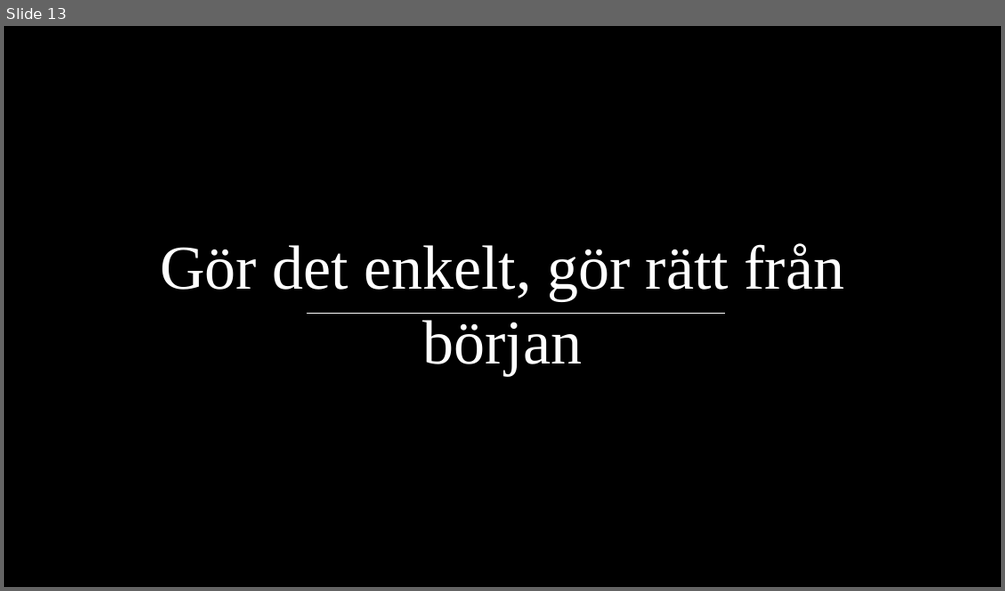
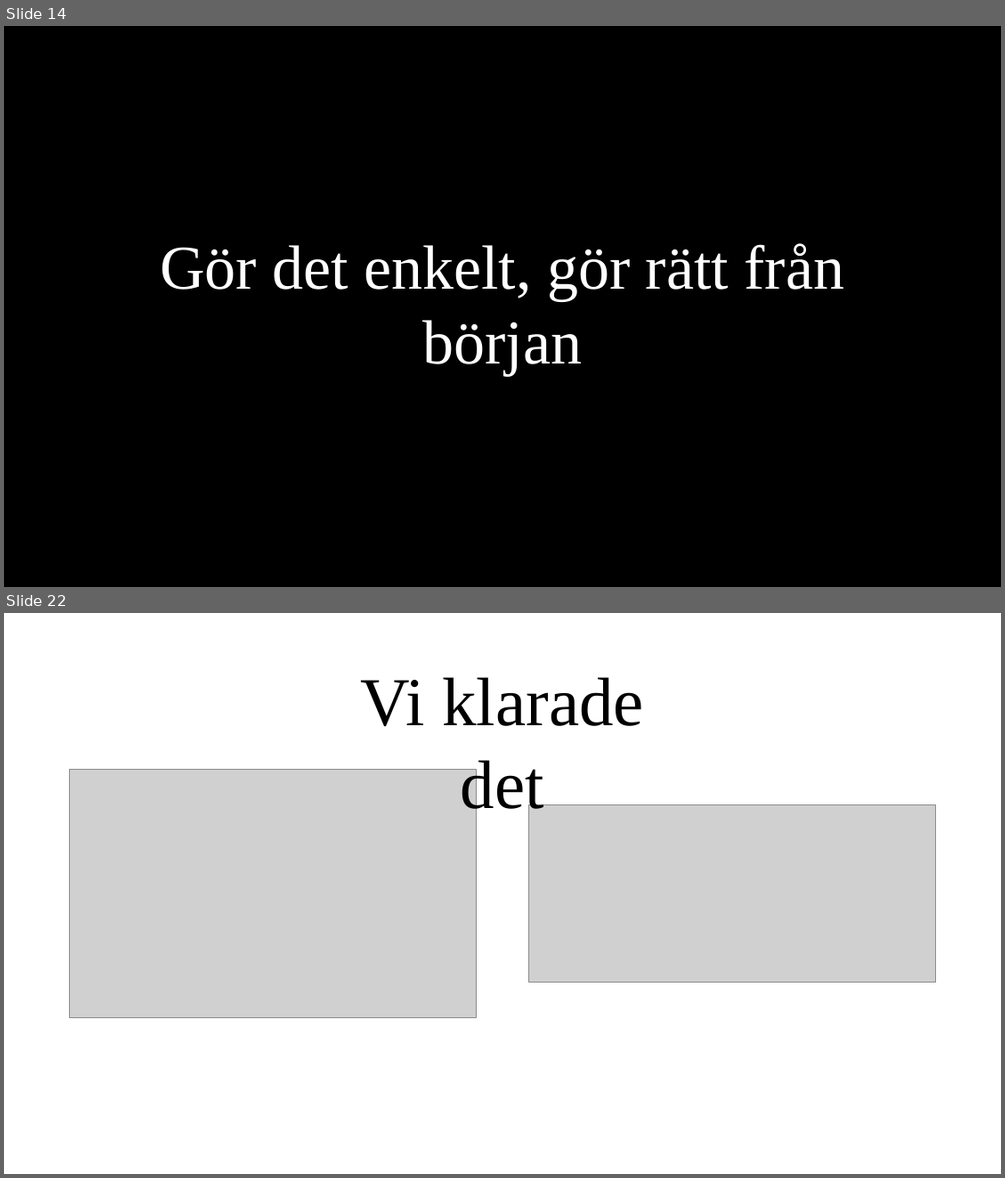
Before and after one commit to PGBSNH19/spacepark-grupp-2-b02-b04, a slide deck: Dokumentation/Geometric color block.pptx. Shown one above the other, each under a label of ours: slide 13 before the commit, slides 14 and 22 after it; the slides between them are not shown. The pictures are 1005x591 and 1005x1178 pixels, drawn with LibreOffice and Linux fonts; fonts in the diff are those of the drawing; grey boxes stand for pictures; background and template pictures are left out. Boxes give left, top, right and bottom in pixels: in the first picture for what was removed or moved away, otherwise in the second. Text is boxed around its words. In the diff, an @@ line names an element or a change of style, - is before the commit and + after.

```diff
--- a/Dokumentation/Geometric color block.pptx
+++ b/Dokumentation/Geometric color block.pptx
@@ slide 22 added at (x1=4, y1=613, x2=1001, y2=1174), background picture (left out) @@
@@ text added at (x1=361, y1=677, x2=643, y2=820), 66 pt, text #000000 @@
+Vi klarade det
@@ picture added at (x1=70, y1=770, x2=477, y2=1018) @@
@@ picture added at (x1=529, y1=804, x2=936, y2=982) @@
@@ what was slide 13 is now slide 14 @@
@@ slide 14 changed as well @@
@@ rectangle removed at (x1=4, y1=26, x2=1001, y2=587) @@
@@ line removed from (307, 313) to (726, 313) @@
```
Also in this commit, not shown: 8 other slides changed, 10 other slides added, 4 slides removed, 1 other file.
